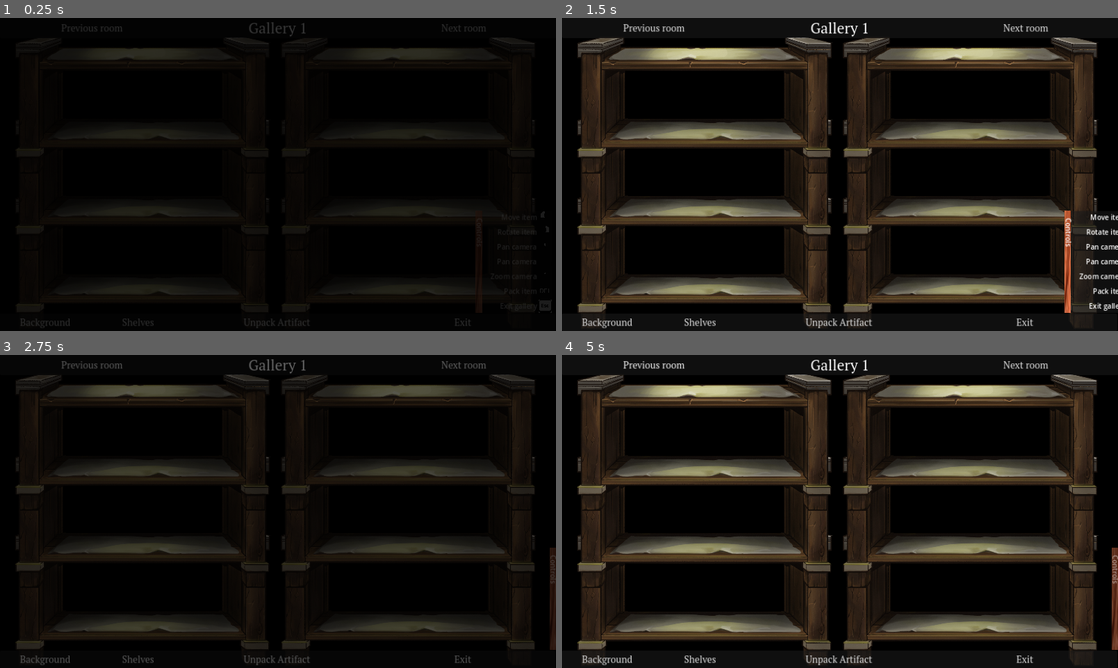
Above: before the commit, frames 1-4 (two rows, left to right).
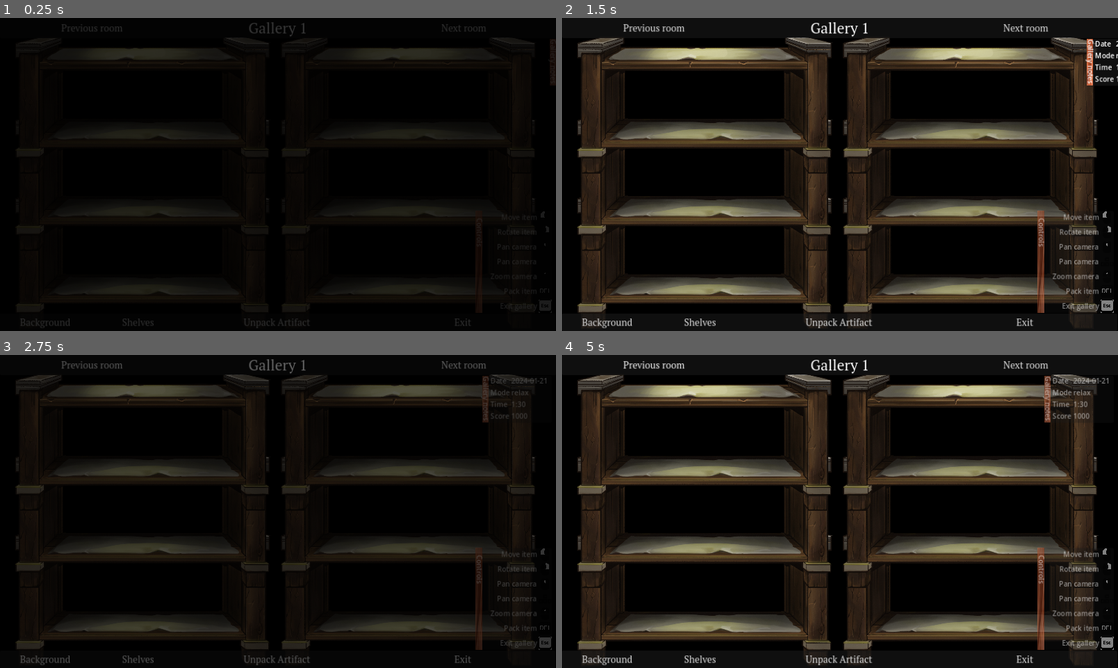
Above: after the commit, the same moments.

Repository: feyrkh/Exploratory
Game: Godot game, scene res://pottery/GalleryRoom.tscn
Two runs of this game, one before a commit and one after it. Both use one fixed random seed, a clock stepped at 60 frames per second and the inputs below. This scene is started directly instead of the project's main scene. Sound files missing from this copy of the repository are replaced by a short silence.
Inputs (mouse positions are in pixels of both pictures, inside the frame that each line leads up to):
- Up to frame 1 (0.25 s): no input
- Up to frame 2 (1.5 s): click "Controls" at 0.5 s; click "Controls" (after the commit: "Gallery notes") at 1.25 s
- Up to frame 3 (2.75 s): click "Next room" at 2 s
- Up to frame 4 (5 s): click "Next room" at 2.75 s; click "Previous room" at 3.5 s; tap Enter at 4.25 s; move the mouse to (962, 495) at 4.27 s; press the mouse at (962, 495) at 4.28 s; hold D (right) from 4.28 s (still down)

The runs differ from the first frame. In frame 1, less than 0.1% of the frame differs, in the area x 98-100%, y 6-22%; in frame 2, 2.1%, in the area x 85-100%, y 6-95%; in frame 3, 1.2%; in frame 4, 1.9%.

Commit message:
Gallery notes

Diff:
--- /dev/null
+++ b/menu/gallery/GalleryNotes.gd
@@ -0,0 +1,32 @@
+extends SlideInPanel
+class_name GalleryNotes
+
+func _ready():
+	dim_notes()
+	Global.item_highlighted.connect(update_notes)
+	Global.item_unhighlighted.connect(dim_notes)
+	mouse_exited.connect(dim_notes)
+
+func update_notes(item:ArcheologyItem):
+	if item != null:
+		var show_struggle_data:bool = item.game_mode == "struggle"
+		find_child("TimeLabel").visible = show_struggle_data
+		find_child("Time").visible = show_struggle_data
+		find_child("ScoreLabel").visible = show_struggle_data
+		find_child("Score").visible = show_struggle_data
+		find_child("Date").text = item.save_timestamp.substr(0, 10)
+		find_child("Mode").text = item.game_mode
+		find_child("Time").text = TimeUtil.format_timer(item.time_attack_seconds)
+		find_child("Score").text = str(item.final_score)
+		modulate = Color(1, 1, 1, 1)
+
+func _on_mouse_entered():
+	modulate = Color(1, 1, 1, 1)
+	$Timer.paused = false
+
+func dim_notes(_arg=null):
+	modulate = Color(1, 1, 1, 0.5)
+
+func _gui_input(event):
+	if event.is_action_pressed("left_click"):
+		toggle_slide()
--- /dev/null
+++ b/menu/gallery/GalleryNotes.tscn
@@ -0,0 +1,81 @@
+[gd_scene load_steps=4 format=3 uid="uid://n5316mle0or2"]
+
+[ext_resource type="Script" path="res://menu/gallery/GalleryNotes.gd" id="1_hsj0q"]
+[ext_resource type="Texture2D" uid="uid://b5ij3m7w65djn" path="res://art/broken_clay.png" id="2_lv4nh"]
+[ext_resource type="Script" path="res://util/SlideInPanelHandle.gd" id="3_il5eq"]
+
+[node name="GalleryNotes" type="PanelContainer"]
+anchors_preset = 15
+anchor_right = 1.0
+anchor_bottom = 1.0
+offset_left = 1247.0
+offset_right = 118.0
+offset_bottom = -616.0
+grow_horizontal = 2
+grow_vertical = 2
+script = ExtResource("1_hsj0q")
+
+[node name="HBoxContainer" type="HBoxContainer" parent="."]
+layout_mode = 2
+
+[node name="TextureButton" type="TextureButton" parent="HBoxContainer"]
+custom_minimum_size = Vector2(15, 0)
+layout_mode = 2
+focus_mode = 0
+texture_normal = ExtResource("2_lv4nh")
+ignore_texture_size = true
+stretch_mode = 0
+script = ExtResource("3_il5eq")
+
+[node name="Label" type="Label" parent="HBoxContainer/TextureButton"]
+layout_mode = 0
+offset_left = 20.0
+offset_top = 1.0
+offset_right = 122.0
+offset_bottom = 24.0
+rotation = 1.5708
+text = "Gallery notes"
+
+[node name="NotesContainer" type="GridContainer" parent="HBoxContainer"]
+layout_mode = 2
+size_flags_horizontal = 3
+columns = 2
+
+[node name="DateLabel" type="Label" parent="HBoxContainer/NotesContainer"]
+layout_mode = 2
+text = "Date"
+
+[node name="Date" type="Label" parent="HBoxContainer/NotesContainer"]
+layout_mode = 2
+text = "2024-01-21"
+
+[node name="ModeLabel" type="Label" parent="HBoxContainer/NotesContainer"]
+layout_mode = 2
+text = "Mode"
+
+[node name="Mode" type="Label" parent="HBoxContainer/NotesContainer"]
+layout_mode = 2
+text = "relax"
+
+[node name="TimeLabel" type="Label" parent="HBoxContainer/NotesContainer"]
+layout_mode = 2
+text = "Time"
+
+[node name="Time" type="Label" parent="HBoxContainer/NotesContainer"]
+layout_mode = 2
+text = "1:30"
+
+[node name="ScoreLabel" type="Label" parent="HBoxContainer/NotesContainer"]
+layout_mode = 2
+text = "Score"
+
+[node name="Score" type="Label" parent="HBoxContainer/NotesContainer"]
+layout_mode = 2
+text = "1000"
+
+[node name="Timer" type="Timer" parent="."]
+autostart = true
+
+[connection signal="mouse_entered" from="." to="." method="_on_mouse_entered"]
+[connection signal="mouse_exited" from="." to="." method="_on_mouse_exited"]
+[connection signal="timeout" from="Timer" to="." method="_on_timer_timeout"]
--- a/pottery/ArcheologyItem.gd
+++ b/pottery/ArcheologyItem.gd
@@ -10,7 +10,7 @@
 enum Fields {
 	IMG_DATA, POSITION, ROTATION, POLYGON, ORIG_AREA, SHATTER_SIZE, ORIG_PIECE_COUNT,
 	ORIG_ITEM_COUNT, TIME_ATTACK_SECONDS, FINAL_SCORE, BUMP_ENABLED, ROTATE_ENABLED,
-	DISPLACEMENT_SCORE
+	DISPLACEMENT_SCORE, SAVE_DATE, GAME_MODE
 }
 
 # if -1, the mouse is not hovering over this piece
@@ -71,6 +71,8 @@
 var rotate_enabled:bool
 var final_displacement_score:float
 var final_score:int
+var save_timestamp:String
+var game_mode:String
 
 var area_pct:
 	get:
@@ -123,6 +125,7 @@
 	var scar_save_data = []
 	var edge_save_data = []
 	var glue_save_data = []
+	save_timestamp = Time.get_datetime_string_from_system()
 	for child in get_children():
 		if child is ItemPolygon2D:
 			var child_image_data = child.get_save_data(weathering_save_data)
@@ -152,6 +155,8 @@
 		Fields.ROTATE_ENABLED: rotate_enabled,
 		Fields.DISPLACEMENT_SCORE: final_displacement_score,
 		Fields.FINAL_SCORE: final_score,
+		Fields.SAVE_DATE: save_timestamp,
+		Fields.GAME_MODE: game_mode,
 	}
 	return {"img":img_save_data, "scar":scar_save_data, "edge":edge_save_data, "glue":glue_save_data, "me":me_data}
 
@@ -190,6 +195,8 @@
 	result.rotate_enabled = me_data[Fields.ROTATE_ENABLED]
 	result.final_displacement_score = me_data[Fields.DISPLACEMENT_SCORE]
 	result.final_score = me_data[Fields.FINAL_SCORE]
+	result.game_mode = me_data[Fields.GAME_MODE]
+	result.save_timestamp = me_data[Fields.SAVE_DATE]
 	for data in poly_data:
 		var new_polygon = ItemPolygon2D.new()
 		new_polygon.visibility_layer = 3 # Visible on layers 1 (normal view) and 2 (screenshot view)
@@ -313,6 +320,8 @@
 	new_scene.lock_rotation = lock_rotation
 	new_scene.scale = scale
 	new_scene.shatter_size = shatter_size
+	new_scene.save_timestamp = save_timestamp
+	new_scene.game_mode = game_mode
 	if should_clone_slow:
 		await wait_frame()
 	#for scar in scars.get_children():
@@ -926,6 +935,7 @@
 			set_deferred("freeze", val)
 
 func save_to_gallery():
+	save_timestamp = Time.get_date_string_from_system()
 	Global.save_to_gallery.emit(self)
 
 func adjust_scale(scale_change:float):
--- a/pottery/CleaningTable.gd
+++ b/pottery/CleaningTable.gd
@@ -119,7 +119,7 @@
 
 	#square.specific_scar(Vector2(151, 200), Vector2(150, 40), 0, 0.5, 0.5) # from bottom, long
 	#square.specific_scar(Vector2(100, 151), Vector2(260, 150), 0, 0.5, 0.5) # from left, long
-func generate_one_random_item(piece_container:Node2D, item_id:int, generation_coords:Vector2):
+func generate_one_random_item(piece_container:Node2D, _item_id:int, generation_coords:Vector2):
 	await get_tree().process_frame
 	var weathering_amt_setting = settings.get(WEATHERING_AMT_SETTING, 0)
 	var weathering = null
@@ -130,7 +130,7 @@
 		4: weathering = WeatheringMgr.get_random_option(randf_range(0.0, 1.0))
 
 	var new_item = await ItemBuilder.build_random_item(null, false, weathering)
-	new_item.original_item_count = item_id
+	new_item.original_item_count = settings.get(ITEM_COUNT_SETTING, 1)
 	piece_container.add_child(new_item)
 	new_item.position = generation_coords
 	await get_tree().process_frame
@@ -397,6 +397,11 @@
 	return result
 
 func save_to_gallery(item:Node2D):
+	var mode = Global.game_mode
+	match mode:
+		"zen": mode = "relax"
+		"time": mode = "struggle"
+	item.game_mode = mode
 	Global.click_mode = Global.ClickMode.move
 	var img = await take_screenshot_of_piece(item)
 	var popup:SaveItemToGalleryMenu = load("res://pottery/SaveItemToGalleryMenu.tscn").instantiate()
@@ -410,14 +415,17 @@
 	, CONNECT_ONE_SHOT)
 
 func time_attack_complete(_total_seconds:int):
-	pass
-	#Global.click_mode = Global.ClickMode.move
-	#for piece in find_child("Pieces").get_children():
-		#piece.time_attack_seconds = total_seconds
-		#piece.bump_enabled = !Global.freeze_pieces
-		#piece.rotate_enabled = Global.rotate_with_shuffle
-		#var img = await take_screenshot_of_piece(piece)
-
+	load("res://pottery/TimeAttackCompleteMenu.tscn").instantiate()
+	var time_attack_complete_data := []
+	for piece in find_child("Pieces").get_children():
+		var img = await take_screenshot_of_piece(piece)
+		piece.time_attack_seconds = _total_seconds
+		time_attack_complete_data.append([img, piece])
+	var popup = load("res://pottery/TimeAttackCompleteMenu.tscn").instantiate()
+	popup.setup(time_attack_complete_data)
+	for i in range(time_attack_complete_data.size()):
+		popup.render_item(i)
+	popup.queue_free()
 
 func time_attack_show_scoreboard():
 	var time_attack_complete_data := []
--- a/pottery/GalleryRoom.tscn
+++ b/pottery/GalleryRoom.tscn
@@ -7,6 +7,7 @@
 [ext_resource type="Script" path="res://menu/CustomMenuButton.gd" id="4_5ockw"]
 [ext_resource type="PackedScene" uid="uid://dr6w8rungysm1" path="res://menu/gallery/GalleryMenu.tscn" id="4_gxinv"]
 [ext_resource type="PackedScene" uid="uid://btr4madyriyi0" path="res://util/FadeRect.tscn" id="5_0t2vs"]
+[ext_resource type="PackedScene" uid="uid://n5316mle0or2" path="res://menu/gallery/GalleryNotes.tscn" id="7_4pcnk"]
 [ext_resource type="PackedScene" uid="uid://bpkmbst6b1h3" path="res://control_hints/ControlHints.tscn" id="7_yxhjm"]
 [ext_resource type="Script" path="res://pottery/CursorArea.gd" id="9_fhm20"]
 
@@ -191,6 +192,12 @@
 
 [node name="Camera2D" type="Camera2D" parent="UI"]
 anchor_mode = 0
+
+[node name="GalleryNotes" parent="UI" instance=ExtResource("7_4pcnk")]
+offset_left = 1265.0
+offset_top = 48.0
+offset_right = 145.0
+offset_bottom = -564.0
 
 [node name="ControlHints" parent="UI" instance=ExtResource("7_yxhjm")]
 offset_left = 1265.0
--- a/pottery/TimeAttackCompleteMenu.gd
+++ b/pottery/TimeAttackCompleteMenu.gd
@@ -13,11 +13,12 @@
 var item
 var cur_idx:int = 0
 
-func setup(item_arr:Array): # Array of [Image, ArcheologyItem]
-	self.item_arr = Array(item_arr)
-	for item in self.item_arr:
-		item.append(false) # 3rd field
-	get_tree().paused = true
+func setup(_item_arr:Array): # Array of [Image, ArcheologyItem]
+	self.item_arr = Array(_item_arr)
+	for _item in self.item_arr:
+		_item.append(false) # 3rd field
+	if get_tree():
+		get_tree().paused = true
 	render_item(0)
 
 func render_item(idx:int):
@@ -177,9 +178,9 @@
 func _on_next_button_pressed():
 	cur_idx = min(item_arr.size(), cur_idx + 1)
 	if cur_idx == item_arr.size():
-		for item in item_arr:
-			if item[SAVED_IDX]:
-				item[ITEM_IDX].queue_free()
+		for _item in item_arr:
+			if _item[SAVED_IDX]:
+				_item[ITEM_IDX].queue_free()
 		get_tree().paused = false
 		queue_free()
 	else:
--- a/util/GalleryMgr.gd
+++ b/util/GalleryMgr.gd
@@ -6,6 +6,12 @@
 	var filename = "user://gallery/"+str(Time.get_unix_time_from_system())
 	var err:Error = image.save_png(filename+".png")
 	if err == OK:
+		item.save_timestamp = Time.get_date_string_from_system()
+		var mode = Global.game_mode
+		match mode:
+			"zen": mode = "relax"
+			"time": mode = "struggle"
+		item.game_mode = mode
 		print("Saved image to ", filename+".png")
 		var image_save_data = {}
 		var weathering_save_data = {}
Not shown: 1 places in pottery/GalleryRoom.tscn that only renumber resources
